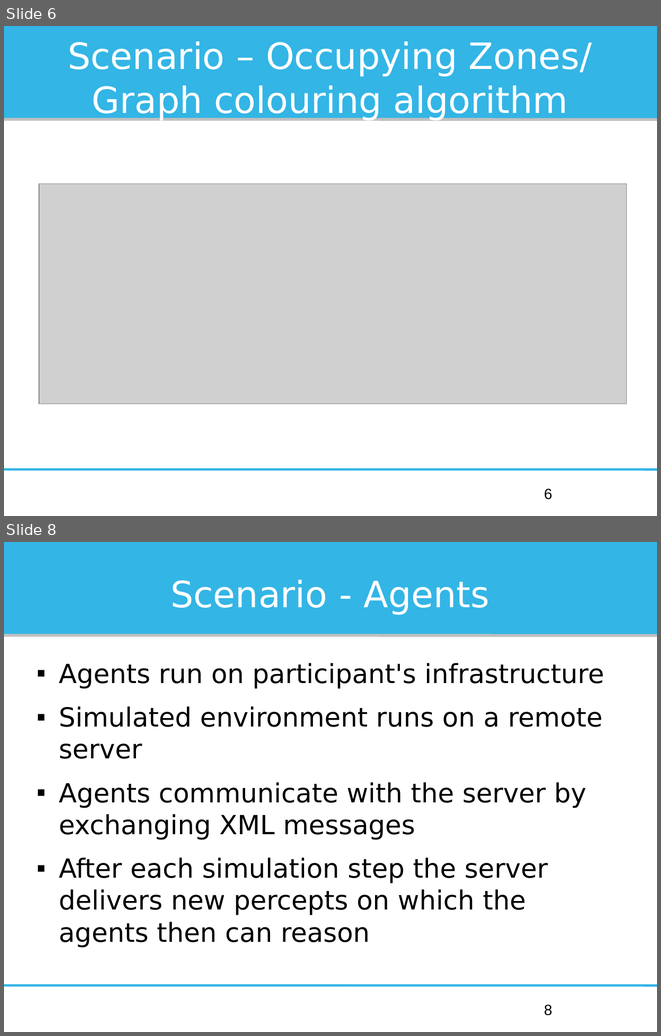
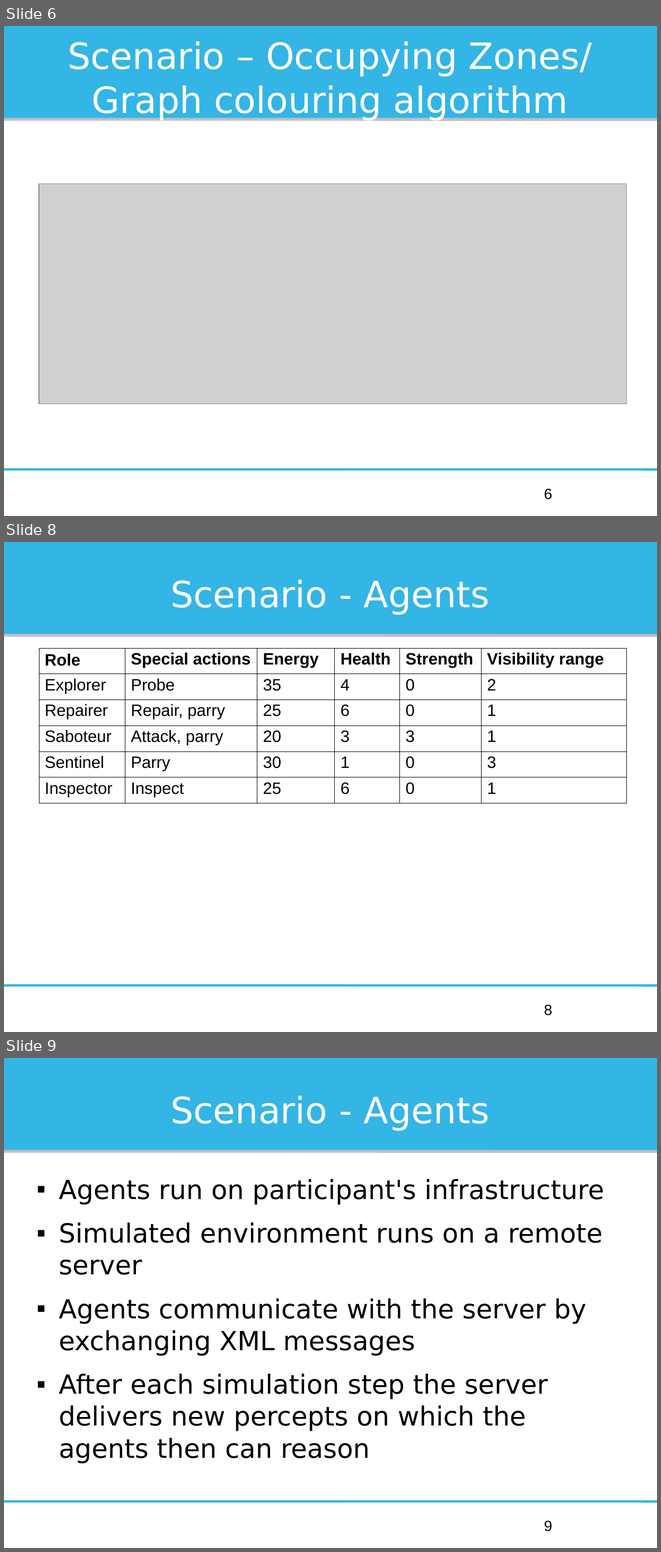
Before and after one commit to Institute-Web-Science-and-Technologies/mapc, a slide deck: Oberseminar/presentation.odp. Shown one above the other, each under a label of ours: slides 6 and 8 before the commit, slides 6, 8 and 9 after it; the slides between them are not shown. The pictures are 661x1036 and 661x1552 pixels, drawn with LibreOffice and Linux fonts; fonts in the diff are those of the drawing; grey boxes stand for pictures. Boxes give left, top, right and bottom in pixels: in the first picture for what was removed or moved away, otherwise in the second. Text is boxed around its words. In the diff, an @@ line names an element or a change of style, - is before the commit and + after.

```diff
--- a/Oberseminar/presentation.odp
+++ b/Oberseminar/presentation.odp
@@ slide 8 added at box(4, 542, 657, 1032), background #FFFFFF; not listed: 3 template elements that a slide beside it also shows @@
@@ title added at box(170, 580, 489, 615), 44 pt, text #FFFFFF @@
+Scenario - Agents
@@ table added at box(39, 648, 627, 799), 6 rows, 6 columns @@
+Role | Special actions | Energy | Health | Strength | Visibility range
+Explorer | Probe | 35 | 4 | 0 | 2
+Repairer | Repair, parry | 25 | 6 | 0 | 1
+Saboteur | Attack, parry | 20 | 3 | 3 | 1
+Sentinel | Parry | 30 | 1 | 0 | 3
+Inspector | Inspect | 25 | 6 | 0 | 1
@@ page number added at box(544, 1004, 553, 1015), 18 pt, text #000000 @@
+8
@@ what was slide 8 is now slide 9 @@
@@ page number at box(544, 1520, 553, 1531): text changed @@
-8
+9
```
Also in this commit, not shown: 11 slides changed, 3 other slides added, 1 other file.
